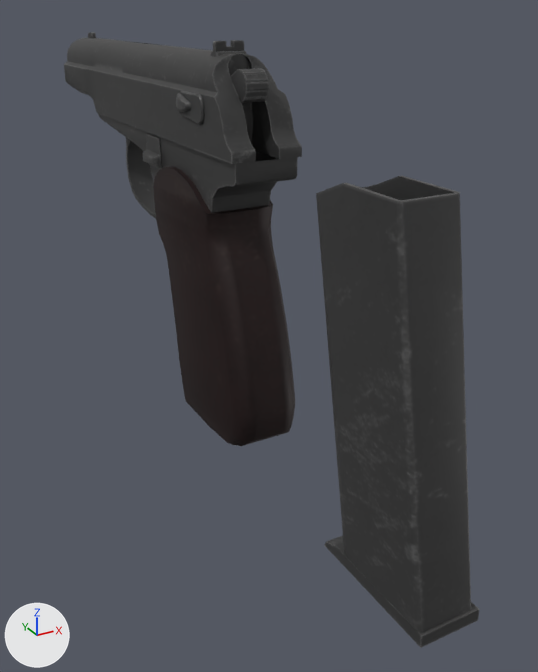
The glTF model assets/models/weapons/makarov.glb, before and after one commit.
One viewpoint serves both versions: a 50 mm camera at (-0.097, -0.223, 0.07) aimed at (0.015, -0.019, -0.032). Arrows for +X, +Y and +Z are at lower left; the lights stay in place. The first picture is the older version. Vertices at exactly the same position are counted once.

Objects in the first picture: 'Magazine'.
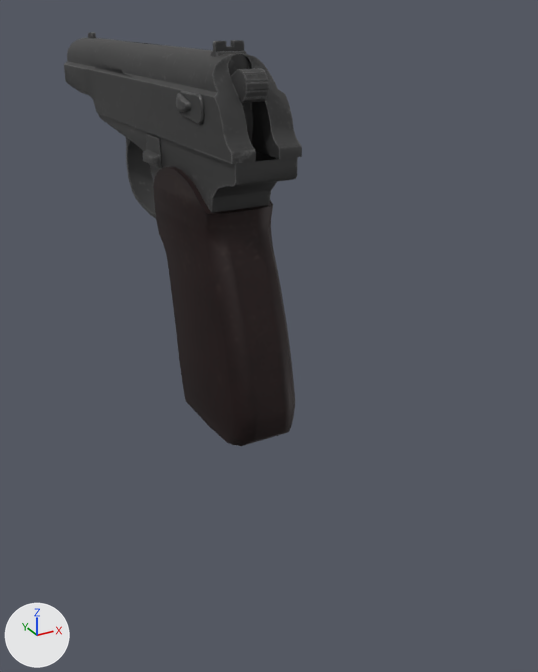
Boxes [x1, y1, x2, y2] around the edits, measured in the pictures (538 x 672 px):
```json
{"object": "Magazine", "change": "reshaped", "before": [64, 32, 479, 648], "after": [64, 32, 302, 446], "on screen": "43% narrower, 33% shorter"}
{"part": 1, "of": "me_mesh", "change": "deleted", "before": [316, 176, 471, 632]}
{"part": 2, "of": "me_mesh", "change": "deleted", "before": [324, 535, 479, 648]}
```

The change, as JSON lines over the scene's bpy script:
```json
{"block": "me_mesh", "where": "# used by ob_magazine; location = (0.0, 0.0, 0.0)"}
{"op": "remove", "block": "me_mesh", "code": "me_mesh.from_pydata(...)  # 2048 vertices, 3991 faces; spans x -0.009..0.017, y -0.126..0.13, z -0.066..0.061"}
{"op": "add", "block": "me_mesh", "code": "me_mesh.from_pydata(...)  # 1959 vertices, 3821 faces; spans x -0.009..0.017, y -0.038..0.13, z -0.064..0.061"}
{"block": "me_mesh", "change": "me_mesh part 1: the loose piece of 73 vertices spanning x -0.004..0.013, y -0.125..-0.072, z -0.064..0.034 is deleted"}
{"block": "me_mesh", "change": "me_mesh part 2: the loose piece of 16 vertices spanning x -0.004..0.014, y -0.126..-0.084, z -0.066..-0.063 is deleted"}
{"block": "me_mesh", "change": "other edits to the shape of me_mesh do not show in these pictures"}
```
